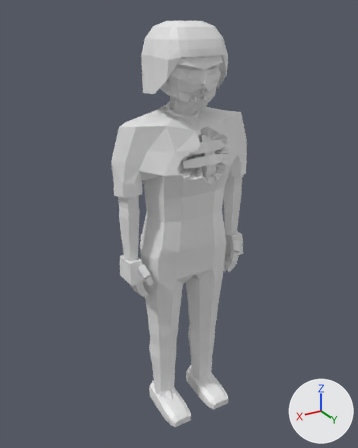
Renders of the glTF model assets/models/zombie_civilian_f_b3.glb from each side of a commit.
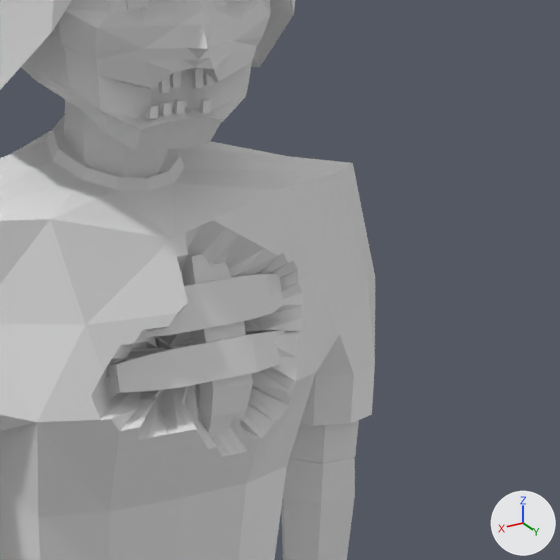
Old and new are each drawn whole from a 50 mm lens placed at (1.141, 1.858, 1.956), pointed at (0.014, -0.021, 1.017) and again close up on the part from 43% to 82% of the width and 16% to 47% of the height. The lights are fixed; the arrows at lower right show +X, +Y and +Z. The first two pictures are the older version. Vertices at exactly the same position are counted once.

In view in the first close-up: 'zombie_civilian_f_b3'.
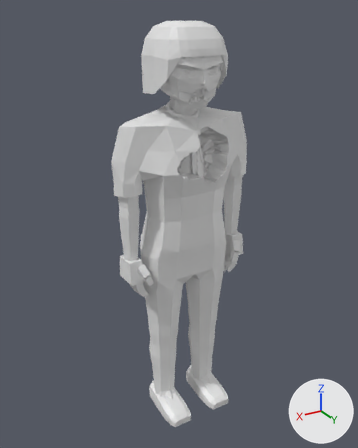
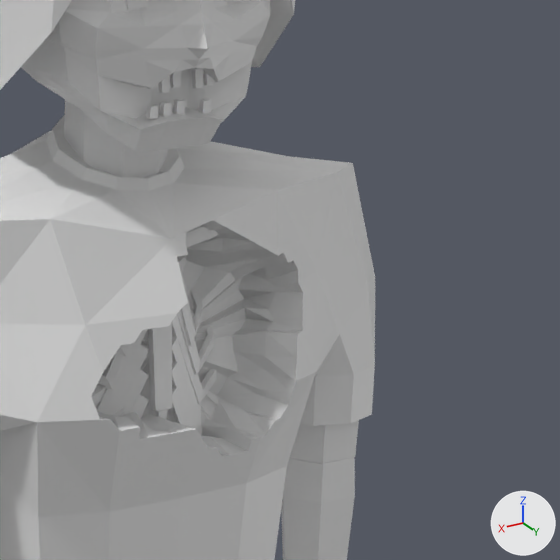
Changed parts and their boxes [x1, y1, x2, y2] in the close-ups (560 x 560 px; the box of a moved part takes in the faces that stretch with it):
part 1 of me_zombie_civilian_f_b3, added (mostly hidden): after [156, 409, 168, 419]
part 2 of me_zombie_civilian_f_b3, added: after [96, 329, 147, 414]
part 3 of me_zombie_civilian_f_b3, added: after [107, 344, 149, 415]
part 4 of me_zombie_civilian_f_b3, added: after [172, 362, 202, 436]
part 5 of me_zombie_civilian_f_b3, added (mostly hidden): after [130, 394, 149, 419]
part 6 of me_zombie_civilian_f_b3, added: after [171, 387, 191, 427]
part 7 of me_zombie_civilian_f_b3, moved or reshaped: [91, 220, 303, 457] in both

The change, as a list of edits to the scene's bpy script:
```text
Change me_zombie_civilian_f_b3:
    used by ob_zombie_civilian_f_b3; location = (0.0, 0.0, 0.0)
    remove me_zombie_civilian_f_b3.from_pydata(...)  # 1847 vertices, 3518 faces; spans x -0.35..0.35, y -0.16..0.2, z 0.0..1.92
    add me_zombie_civilian_f_b3.from_pydata(...)  # 2223 vertices, 4186 faces; spans x -0.35..0.35, y -0.16..0.2, z 0.0..1.92
    me_zombie_civilian_f_b3 part 1: the loose piece of 8 vertices spanning x -0.02..0.02, y -0.04..-0.01, z 1.43..1.45 is copied, and the copy is scaled about its middle by (0.22, -0.176, -1.36), then moved by (0.0, 0.11, -0.16); it spans x -0.01..0.01, y 0.08..0.09, z 1.27..1.3
    me_zombie_civilian_f_b3 part 2: a new loose piece of 28 vertices spanning x 0.01..0.13, y -0.09..0.08, z 1.29..1.4
    me_zombie_civilian_f_b3 part 3: a new loose piece of 28 vertices spanning x 0.01..0.14, y -0.09..0.08, z 1.25..1.38
    me_zombie_civilian_f_b3 part 4: a new loose piece of 28 vertices spanning x -0.15..-0.01, y -0.09..0.08, z 1.22..1.35
    me_zombie_civilian_f_b3 part 5: a new loose piece of 28 vertices spanning x 0.01..0.15, y -0.09..0.08, z 1.18..1.32
    me_zombie_civilian_f_b3 part 6: a new loose piece of 28 vertices spanning x -0.15..-0.01, y -0.09..0.08, z 1.18..1.32
    me_zombie_civilian_f_b3 part 7: 215 vertices moved from x -0.16..0.08, y 0.03..0.14, z 1.27..1.46 to x -0.16..0.12, y -0.09..0.12, z 1.25..1.48; 156 vertices added at x -0.14..0.15, y -0.09..0.09, z 1.22..1.48
    other edits to the shape of me_zombie_civilian_f_b3 do not show in these pictures
```
